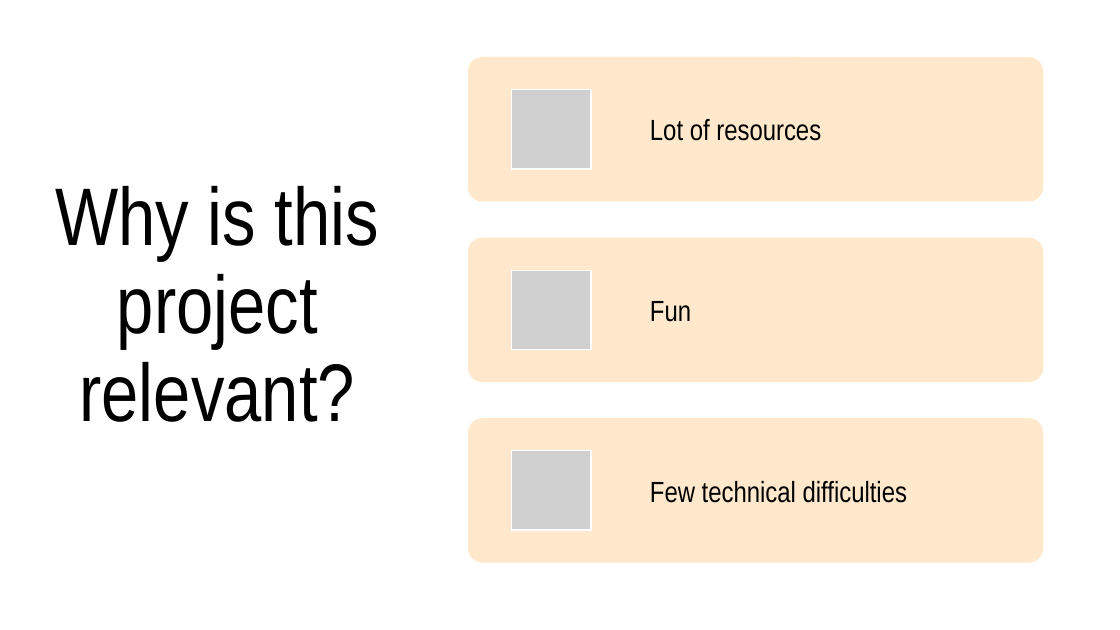
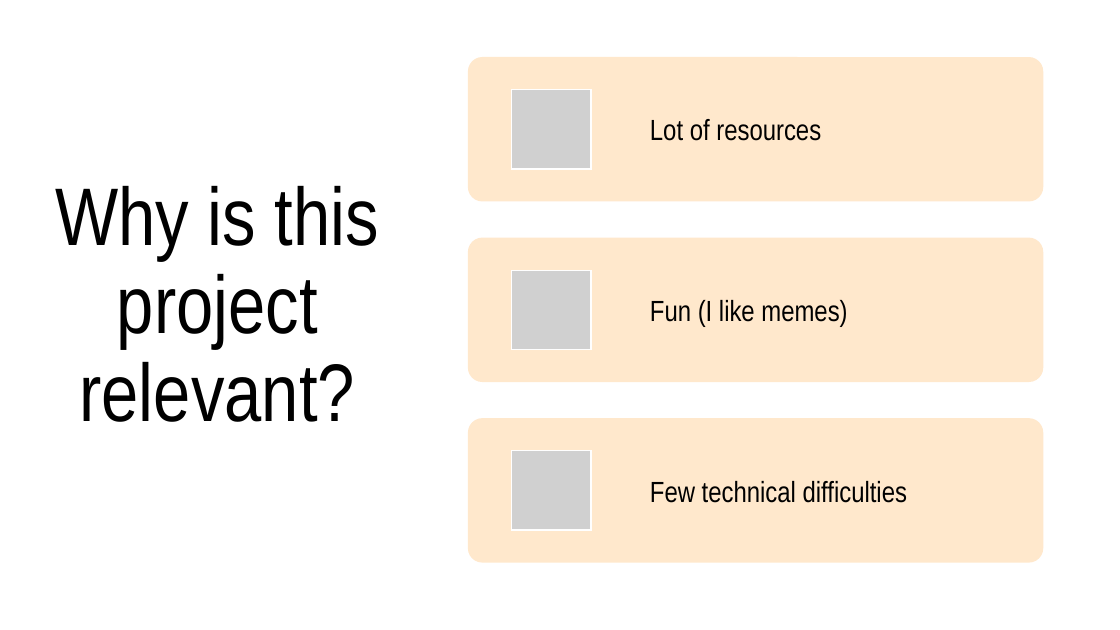
Before and after one commit to NdcUcd/Merme-generation, a slide deck: slide 3 of Merme Generator 3000.pptx. Drawn at 1120x630 pixels with LibreOffice and Linux fonts; fonts in the diff are those of the drawing; grey boxes stand for pictures; background and template pictures are left out. Boxes give left, top, right and bottom in pixels: in the first picture for what was removed or moved away, otherwise in the second. Text is boxed around its words. In the diff, an @@ line names an element or a change of style, - is before the commit and + after.

```diff
--- a/Merme Generator 3000.pptx
+++ b/Merme Generator 3000.pptx
@@ text at [650,300,847,327]: text changed @@
-Fun
+Fun (I like memes)
```
Also in this commit, not shown: 1 other slide changed.
